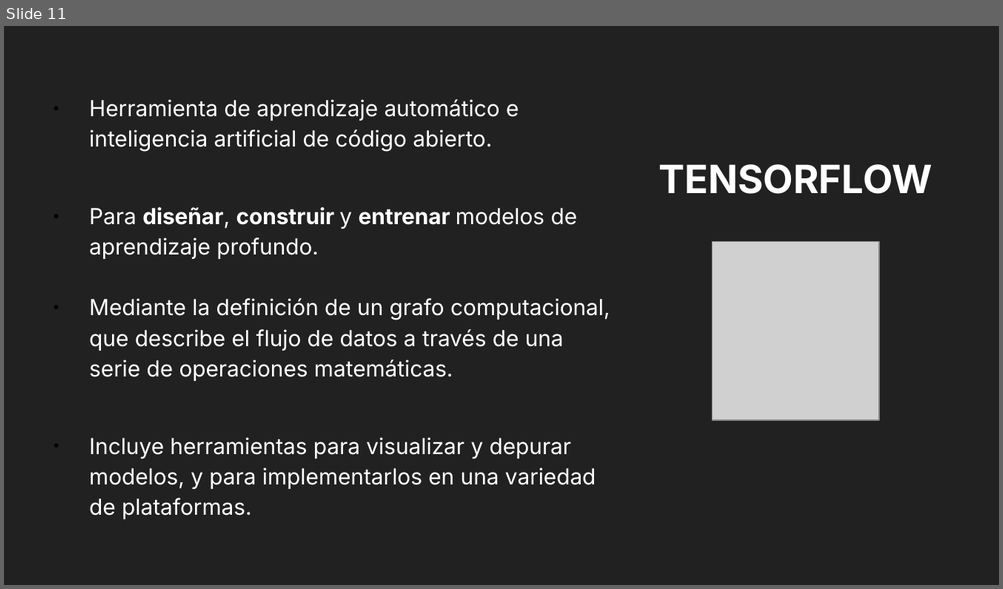
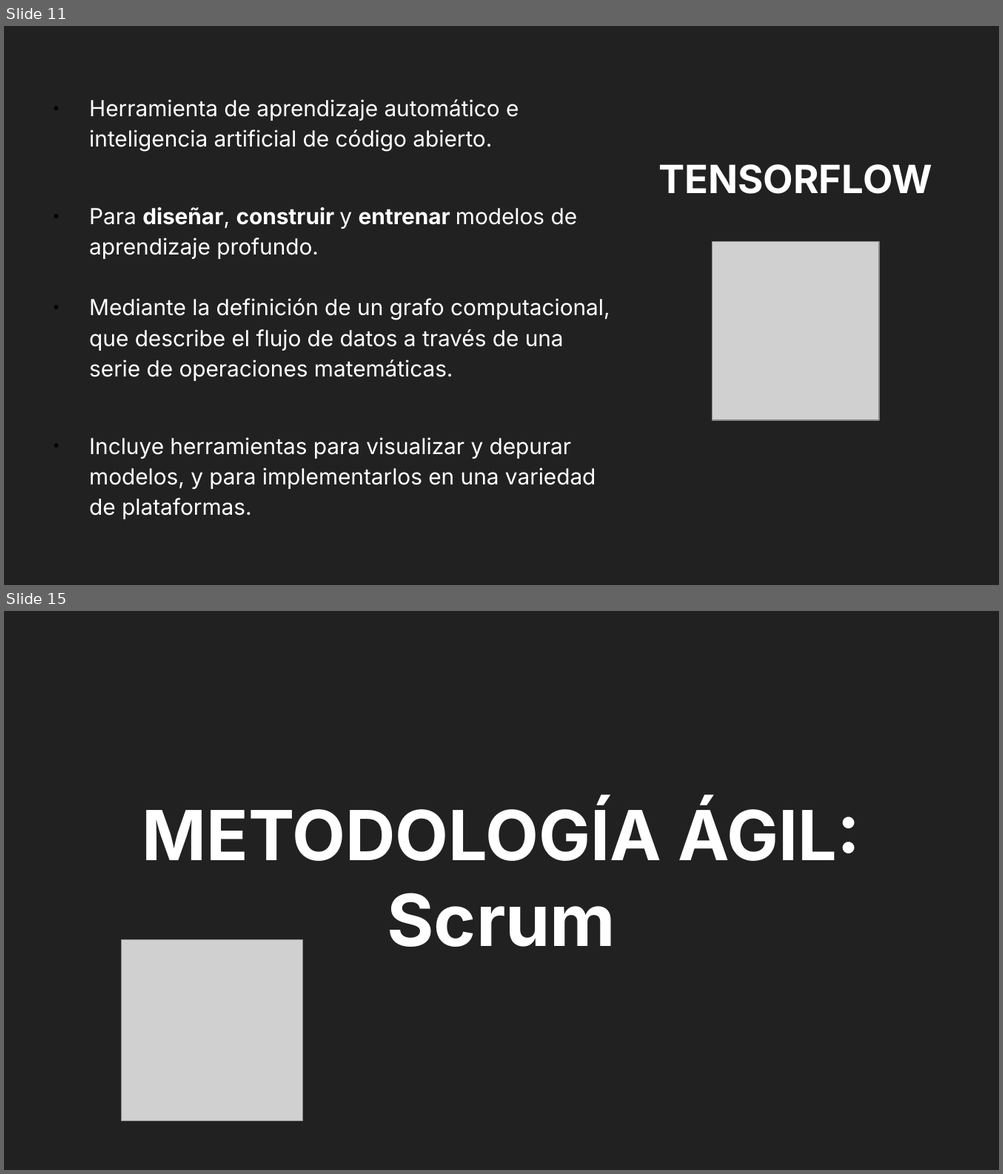
Before and after one commit to VataUTN/Deteccion_de_Figuras_Geometricas, a slide deck: Parcial MI.odp. Shown one above the other, each under a label of ours: slide 11 before the commit, slides 11 and 15 after it; the slides between them are not shown. The pictures are 1003x589 and 1003x1174 pixels, drawn with LibreOffice and Linux fonts; fonts in the diff are those of the drawing; grey boxes stand for pictures. Boxes give left, top, right and bottom in pixels: in the first picture for what was removed or moved away, otherwise in the second. Text is boxed around its words. In the diff, an @@ line names an element or a change of style, - is before the commit and + after.

```diff
--- a/Parcial MI.odp
+++ b/Parcial MI.odp
@@ slide 15 added at <box>4,611,999,1170</box>, background #212121 @@
@@ title added at <box>142,802,859,947</box>, 50 pt, text #FFFFFF, bold @@
+METODOLOGÍA ÁGIL:
+Scrum
@@ picture added at <box>122,940,302,1121</box> @@
```
Also in this commit, not shown: 5 slides changed, 3 other slides added.
